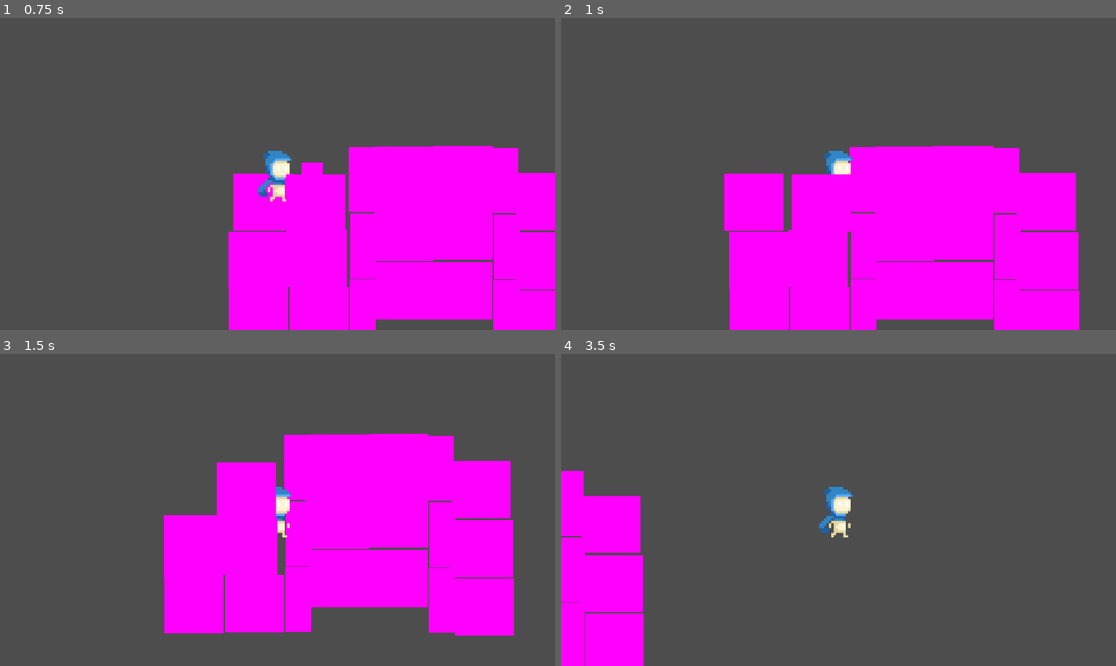
Above: before the commit, frames 1-4 (two rows, left to right).
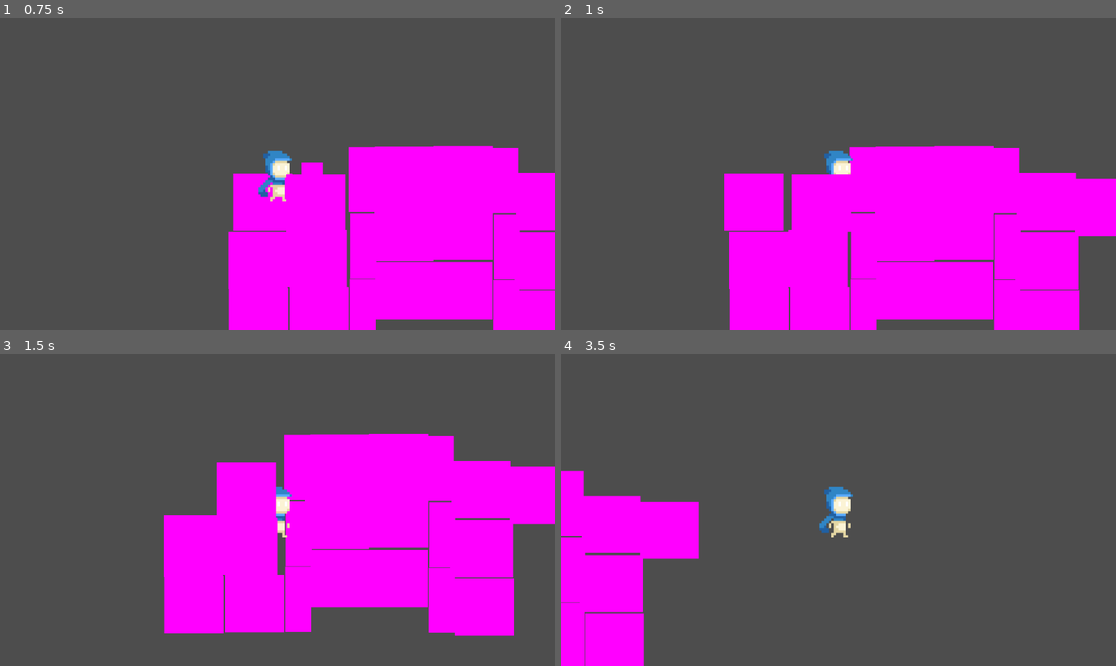
Above: after the commit, the same moments.

Repository: MD-Hamza/ClusterFall
Game: Godot game, scene res://States/PlayState.tscn
Same seed, same stepped clock (60 frames per second), same inputs: the game is played once before the commit and once after it. This scene is started directly instead of the project's main scene.
Inputs (mouse positions are in pixels of both pictures, inside the frame that each line leads up to):
- Up to frame 1 (0.75 s): tap Enter at 0.5 s; move the mouse to (399, 158) at 0.52 s; hold D (ui_right) from 0.53 s (still down); click (399, 158) at 0.6 s
- Up to frame 2 (1 s): keep holding D (ui_right)
- Up to frame 3 (1.5 s): move the mouse to (166, 525) at 1.27 s; release D (ui_right) at 1.28 s; hold S (ui_down) from 1.28 s (still down); right-click (166, 525) at 1.35 s
- Up to frame 4 (3.5 s): move the mouse to (894, 441) at 2.02 s; release S (ui_down) at 2.03 s; hold D (ui_right) 2.03-2.78 s; click (894, 441) at 2.1 s; move the mouse to (810, 572) at 2.77 s; hold W (ui_up) from 2.78 s (still down); right-click (810, 572) at 2.85 s

Frame 1 is identical in both runs. In frame 2, 1.3% of the frame differs, in the area x 92-100%, y 51-70%; in frame 3, 1.5%; in frame 4, 2.0%, in the area x 14-25%, y 47-66%.

Commit message:
Update PlayState.tscn

Diff:
--- a/States/PlayState.tscn
+++ b/States/PlayState.tscn
@@ -83,3 +83,6 @@
 
 [node name="Tile12" parent="." instance=ExtResource("2_84226")]
 position = Vector2(424, 184)
+
+[node name="Tile13" parent="." instance=ExtResource("2_84226")]
+position = Vector2(717, 11)
